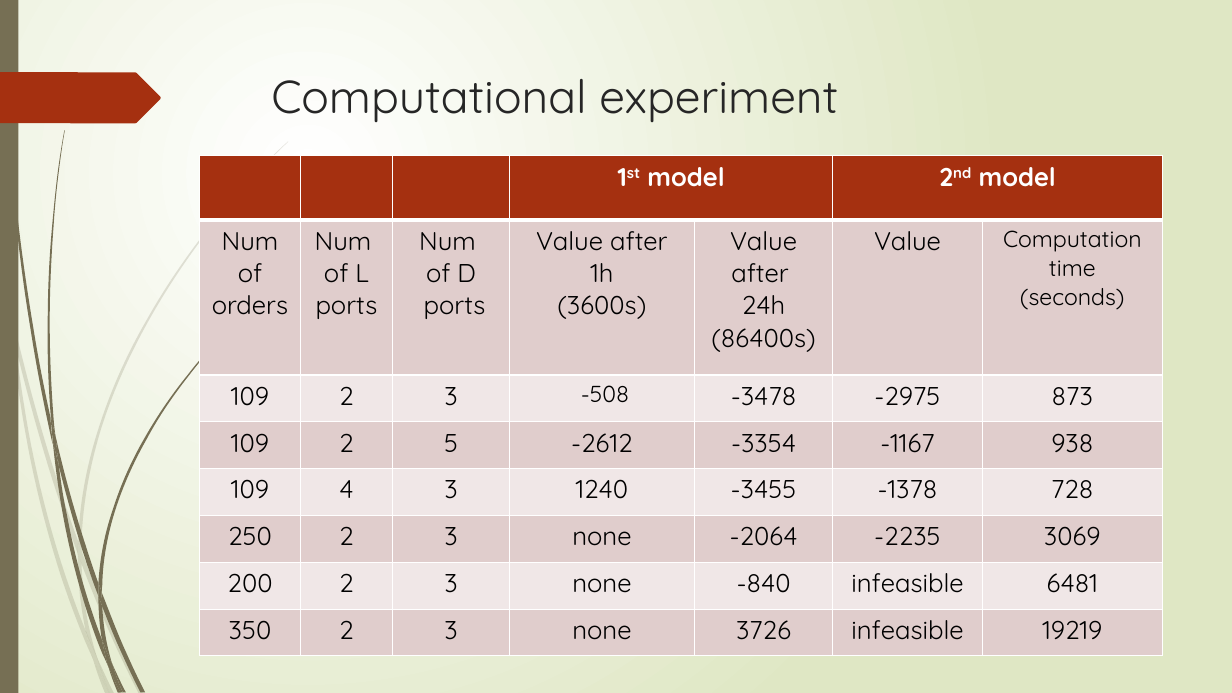
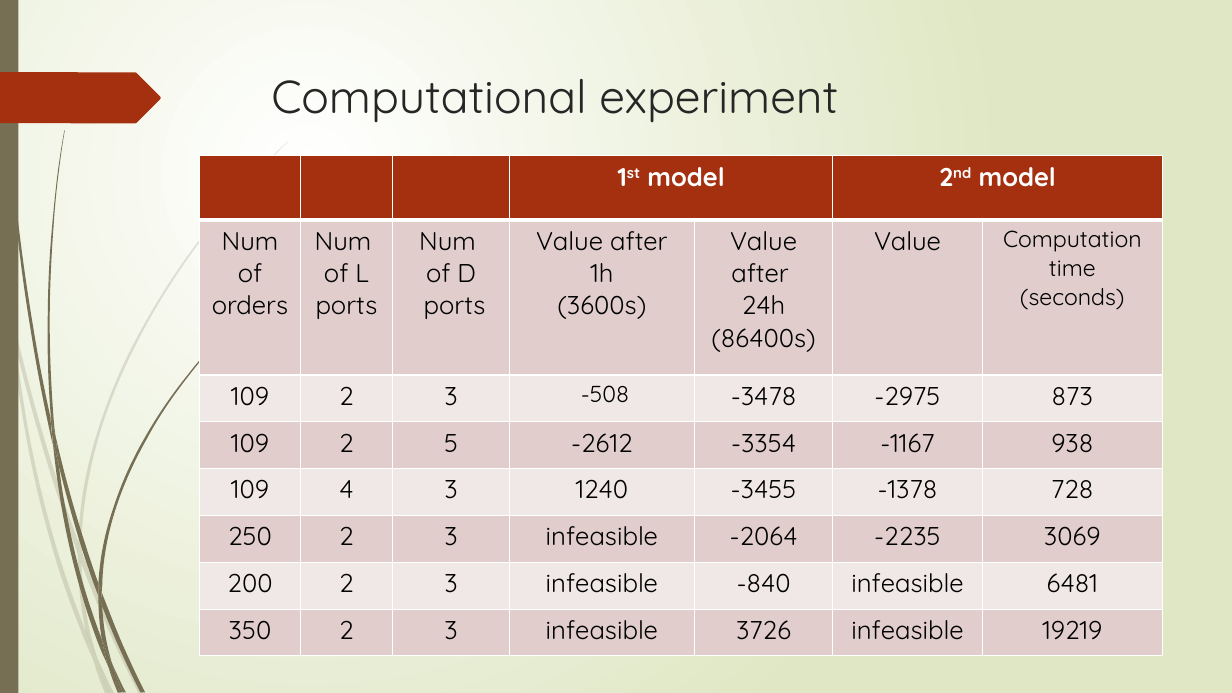
Before and after one commit to r-kurosu/kline_new, a slide deck: slide 46 of 竹田_修論発表.pptx. Drawn at 1232x693 pixels with LibreOffice and Linux fonts; fonts in the diff are those of the drawing. Boxes give left, top, right and bottom in pixels: in the first picture for what was removed or moved away, otherwise in the second. Text is boxed around its words. In the diff, an @@ line names an element or a change of style, - is before the commit and + after.

```diff
--- a/竹田_修論発表.pptx
+++ b/竹田_修論発表.pptx
@@ table at (200, 156, 1163, 656) @@
-row 6, column 4: none
+row 6, column 4: infeasible
-row 7, column 4: none
+row 7, column 4: infeasible
-row 8, column 4: none
+row 8, column 4: infeasible
```
Also in this commit, not shown: 6 other files.
